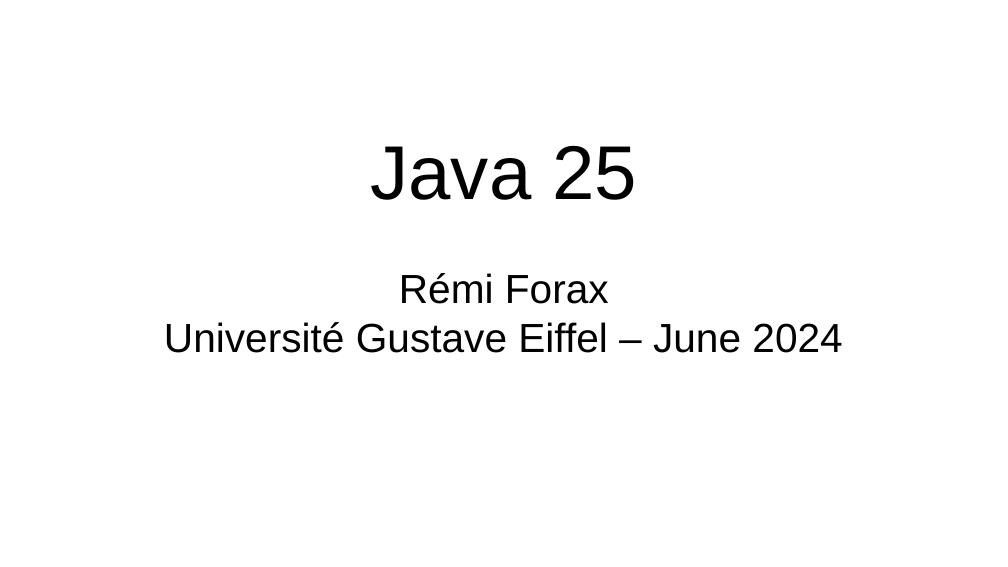
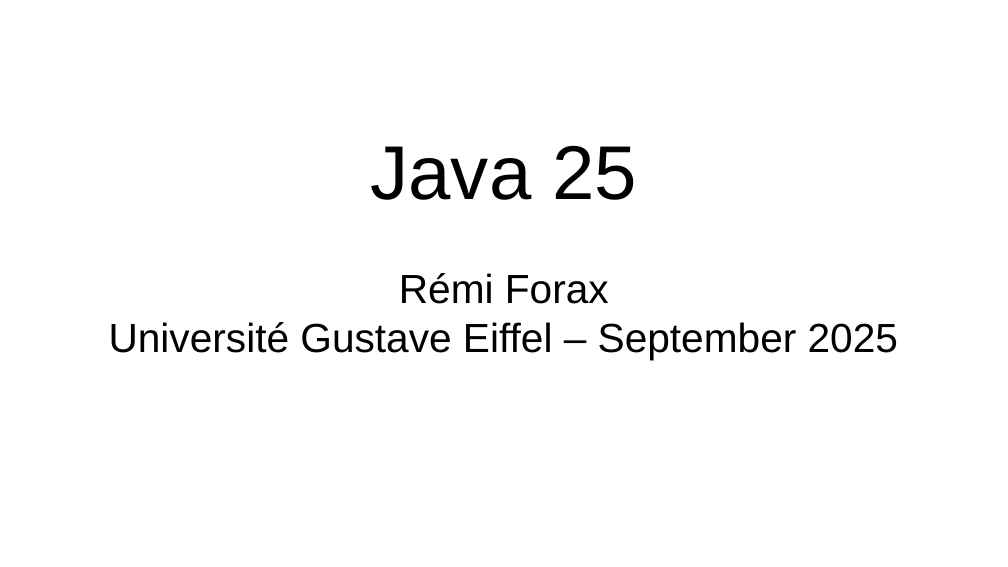
Before and after one commit to forax/java-25-demo, a slide deck: slide 1 of java-25.odp. Drawn at 1008x567 pixels with LibreOffice and Linux fonts; fonts in the diff are those of the drawing. Boxes give left, top, right and bottom in pixels: in the first picture for what was removed or moved away, otherwise in the second. Text is boxed around its words. In the diff, an @@ line names an element or a change of style, - is before the commit and + after.

Commit message:
update presentation

```diff
--- a/java-25.odp
+++ b/java-25.odp
@@ subtitle at (x1=109, y1=145, x2=898, y2=360): text changed @@
-Java 25
-Rémi Forax
-Université Gustave Eiffel – June 2024
+Java 25
+Rémi Forax
+Université Gustave Eiffel – September 2025
```
Also in this commit, not shown: 2 other slides changed, 1 slide added, 1 other file.
